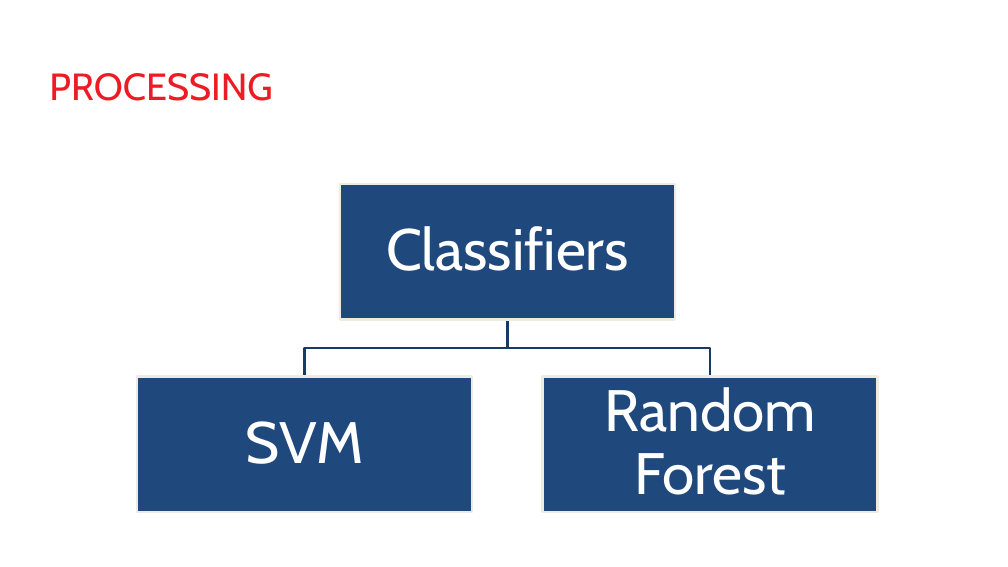
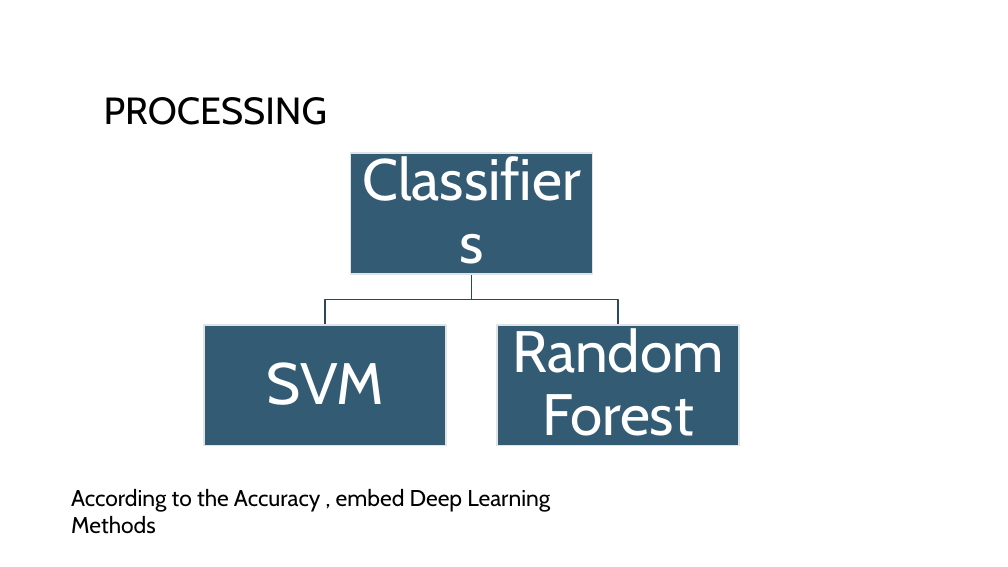
Before and after one commit to DevJohnIbrahim/SSM-GP, a slide deck: slide 13 of Graduation Proposal/Cyberbullypresentation_Final.pptx (slide 12 before the commit). Drawn at 1008x567 pixels with LibreOffice and Linux fonts; fonts in the diff are those of the drawing; background and template pictures are left out. Boxes give left, top, right and bottom in pixels: in the first picture for what was removed or moved away, otherwise in the second. Text is boxed around its words. In the diff, an @@ line names an element or a change of style, - is before the commit and + after.

Commit message:
Feeh elupdated Pre-Processing and Processing w New Diagram
Feeh elupdated Pre-Processing and Processing w New Diagram

```diff
--- a/Graduation Proposal/Cyberbullypresentation_Final.pptx
+++ b/Graduation Proposal/Cyberbullypresentation_Final.pptx
@@ title "PROCESSING": place and size @@
-title "PROCESSING" at (49, 73, 272, 101)
+title "PROCESSING" at (104, 97, 327, 125)
@@ title "PROCESSING" at (104, 97, 327, 125): text colour #ED1C24 to #000000 @@
@@ text "Classifiers": place and size @@
-text "Classifiers" at (340, 184, 675, 319)
+text "Classifiers" at (350, 153, 593, 273)
@@ freeform shape: place and size @@
-freeform shape at (305, 319, 508, 376)
+freeform shape at (326, 274, 472, 326)
@@ freeform shape at (326, 274, 472, 326): outline #193A64 2 pt to #29495D 1.25 pt @@
@@ text "SVM": place and size @@
-text "SVM" at (137, 377, 472, 512)
+text "SVM" at (266, 362, 384, 405)
@@ fill #1F497D to none; outline #EEECE1 2 pt to none in 3 elements at (350, 153, 593, 273), (266, 362, 384, 405), (512, 323, 723, 448) @@
@@ text "Random Forest": place and size @@
-text "Random Forest" at (543, 377, 878, 512)
+text "Random Forest" at (512, 323, 723, 448)
@@ group added at (204, 153, 740, 445): 3 rectangles, 1 freeform shape @@
@@ freeform shape removed at (508, 319, 711, 376) @@
@@ text added at (71, 489, 550, 534), 18 pt, text #000000 @@
+According to the Accuracy , embed Deep Learning Methods
```
Also in this commit, not shown: 3 other slides changed, 1 slide added, 1 slide removed.
